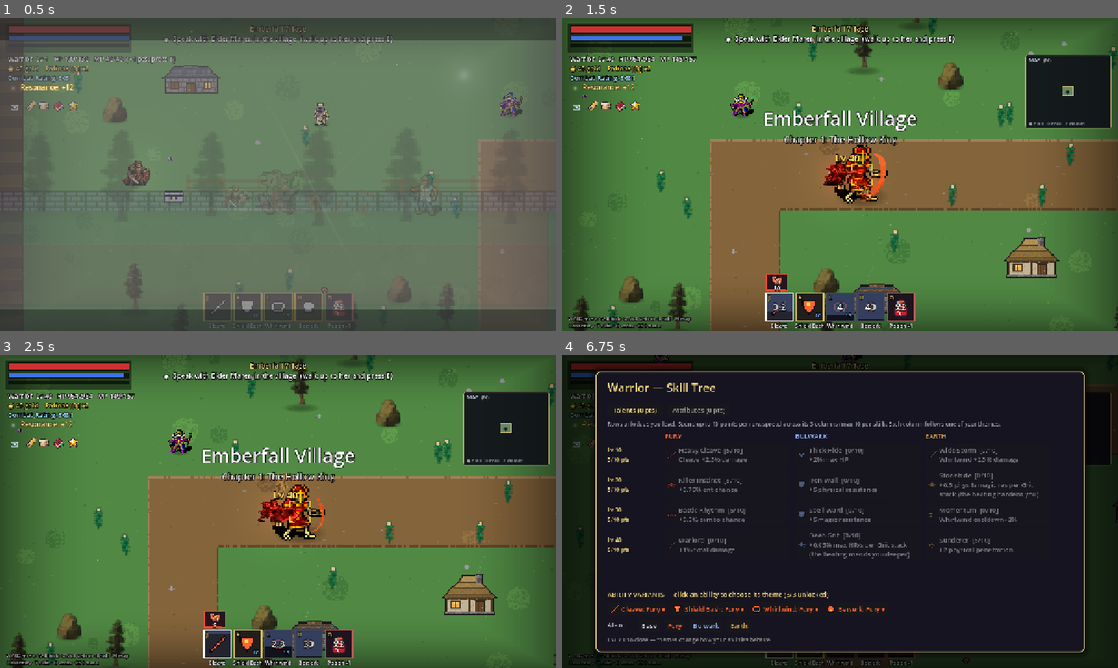
Above: before the commit, frames 1-4 (two rows, left to right).
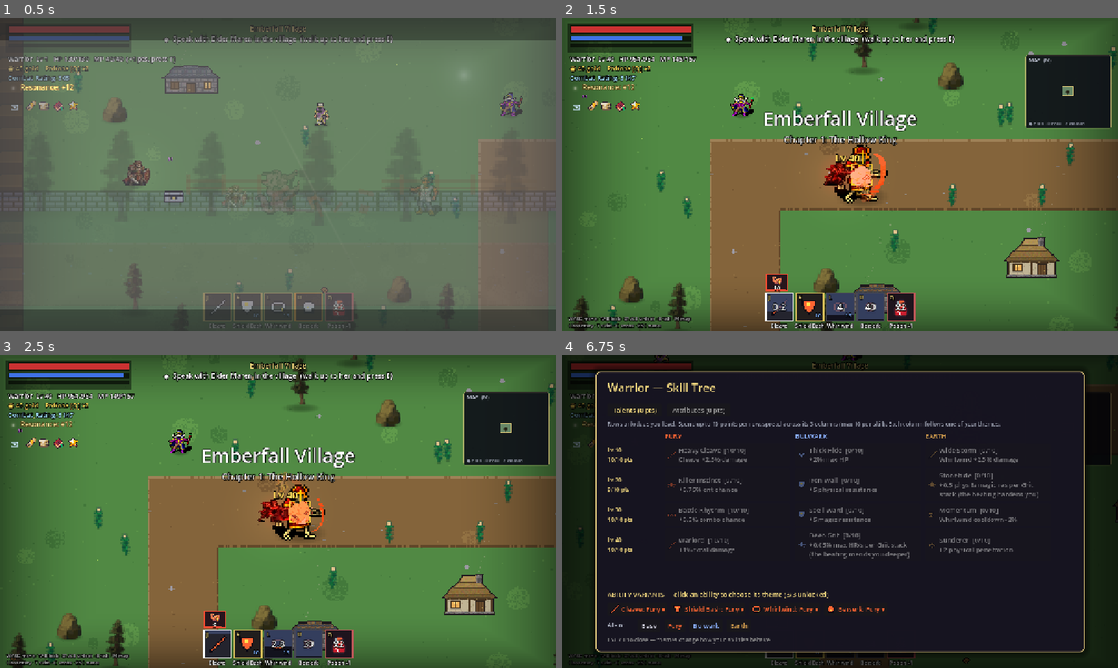
Above: after the commit, the same moments.

Repository: asalik1/game_beta
Game: Godot game, scene res://scenes/dps_bench.tscn
Two runs of this game, one before a commit and one after it. Both use one fixed random seed, a clock stepped at 60 frames per second and the inputs below. This scene is started directly instead of the project's main scene.
Inputs (mouse positions are in pixels of both pictures, inside the frame that each line leads up to):
- Up to frame 1 (0.5 s): no input
- Up to frame 2 (1.5 s): tap T at 0.5 s; move the mouse to (962, 158) at 0.52 s; hold D 0.53-1.25 s; tap E at 0.6, 1.25 s; click (962, 158) at 0.67 s; tap Space at 0.77, 1.07 s; drag from (728, 190) to (812, 237) at 1.27 s
- Up to frame 3 (2.5 s): tap E at 2 s; move the mouse to (333, 442) at 2.02 s; hold D from 2.03 s (still down); tap J at 2.1 s
- Up to frame 4 (6.75 s): release D at 2.75 s; tap E at 2.75, 3.5, 4.25 s; drag from (812, 574) to (673, 464) at 2.77 s; move the mouse to (1006, 558) at 3.52 s; hold A 3.53-4.25 s; tap L at 3.6 s; tap Space at 3.77, 4.07 s; drag from (673, 464) to (756, 433) at 4.27 s; move the mouse to (867, 511) at 5.02 s; hold S 5.03-5.75 s; tap Q at 5.1 s; click (867, 511) at 5.17 s; drag from (756, 433) to (728, 527) at 5.77 s; move the mouse to (962, 495) at 6.52 s; hold W from 6.53 s (still down); tap T at 6.6 s

Frame 1 is identical in both runs. In frame 2, 0.2% of the frame differs, in the area x 11-56%, y 18-54%; in frame 3, 0.3%, in the area x 11-57%, y 18-54%; in frame 4, 0.2%.
Error in both runs: Trying to cast a freed object. (res://scripts/game_flow.gd:738)

Commit message:
docs: re-baseline tier list to optimal-build boards (no balance changes)
The DPS bench presets move from save-copies to the derived max-DPS build
per variant (all-in-primary attributes; 4x Ruby regular gems universally;
Haste for free-basic classes, Combo for the mana-bound; best-DPS talent
cell per row). These boards now measure the optimal-play CEILING.

Verified by re-running both boards. Findings, documented not fixed:
- The MANALESS ASSASSIN sweeps - it's the only class that stacks
  Haste-to-cap + full Ruby at zero mana tax, so it takes boss #1/#3/#4
  (Shadow/Blood/Poison) and pack #2/#4/#5.
- The round-49 hand-authored target ladder no longer holds (Poison boss
  #13->#4, Venom #12->#6, Fire #11->#14). TIERLIST S2 is now a measured
  re-baseline, not a contract.

TIERLIST.md rewritten (frame, boards, holistic re-grade, buildcraft, watch
items); BALANCE_HISTORY logged. No kit or tuning numbers changed.

Diff:
--- a/game/scripts/tests/dps_bench.gd
+++ b/game/scripts/tests/dps_bench.gd
@@ -55,36 +55,58 @@
 const GEAR_SEED := 48815          # same gear roll sequence for every case
 const CLS_ORDER := ["warrior", "archer", "mage", "assassin", "paladin", "warlock"]
 
-# Skill-tree presets. assassin/archer/mage are the player's own live
-# setups (saves, 2026-07-07 — "the general optimal"); warrior/paladin/
-# warlock are DPS-optimal picks per variant (their saves run defensive
-# rows). "*" = every variant of the class.
+# Skill-tree presets — DPS-OPTIMAL per variant (round 50, 2026-07-08):
+# best damage cell per row, 10/10/10/9 (39 pts at L40), the 9 dumped in
+# the class's weakest/defensive row. Highlights: Venom takes Serpent's
+# Due (+40% vs poisoned — its dots always poison), Ice takes Killing
+# Frost (+40% vs chilled — always slowed), crit_dmg row-4 only for the
+# two variants past the atk%-vs-critdmg crit threshold (Hunt, Shadow).
+# Mage/warlock row 1 is purely defensive (no dps cell) — the forced 9
+# filler points land there. "*" = every variant of the class.
 const TREE_PRESETS := {
-	"warrior": {"*": {"w00": 5, "w10": 5, "w20": 5, "w32": 5}},
-	"archer": {"*": {"a00": 5, "a10": 5, "a22": 5, "a30": 5}},
-	"mage": {"*": {"m00": 5, "m12": 5, "m20": 5, "m30": 5}},
-	"assassin": {"*": {"s02": 5, "s10": 5, "s20": 5, "s30": 3, "s32": 2}},
-	"paladin": {"*": {"p00": 5, "p12": 5, "p22": 5, "p30": 5}},
+	"warrior": {"*": {"w00": 10, "w10": 9, "w20": 10, "w30": 10}},
+	"archer": {
+		"storm": {"a00": 10, "a10": 9, "a20": 10, "a30": 10},
+		"venom": {"a01": 10, "a10": 9, "a22": 10, "a30": 10},
+		"hunt":  {"a00": 10, "a10": 9, "a20": 10, "a32": 10},
+	},
+	"mage": {
+		"ice": {"m01": 10, "m12": 9, "m21": 10, "m30": 10},
+		"*":   {"m00": 10, "m12": 9, "m20": 10, "m30": 10},   # fire / wind (firebolt dmg + combo)
+	},
+	"assassin": {
+		"shadow": {"s00": 10, "s10": 9, "s20": 10, "s31": 10},
+		"*":      {"s00": 10, "s10": 9, "s20": 10, "s30": 10},  # poison / blood (atk% over crit_dmg)
+	},
+	"paladin": {
+		"wrath": {"p00": 10, "p12": 9, "p22": 10, "p32": 10},
+		"*":     {"p00": 10, "p12": 9, "p22": 10, "p30": 10},   # holy / aegis
+	},
 	"warlock": {
-		"void": {"k00": 5, "k12": 5, "k22": 5, "k32": 5},   # the player's live void build
-		"*": {"k00": 5, "k11": 5, "k20": 5, "k32": 5},
+		"void": {"k00": 10, "k12": 9, "k22": 10, "k32": 10},   # rupture + nightfall void-crit
+		"*":    {"k00": 10, "k11": 9, "k20": 10, "k30": 10},    # curse / pact
 	},
 }
 
-# Gem loadout: every item sockets 1 SPECIAL + 1 regular (A = 2 slots).
-# Specials (player-decided): Combo for the four spam kits, Haste for
-# warrior/paladin (0.40 knee beats Combo's 0.30 for pure cast rate).
-# Regulars: ATK% + class-matched pen for everyone. (Round 49: the first
-# edition gave Hunt/Shadow CritDmg gems — measurably WORSE than Rubies
-# at their real 23-31% effective crit, and it skewed exactly the crit
-# variants; uniform gems keep variant comparisons honest.)
+# Gem loadout — DPS-OPTIMAL (round 50): every item sockets 1 SPECIAL + 1
+# regular (A = 2 slots). Regular = ATK% (Ruby) for ALL — at Lv6 a Ruby is
+# +22.8% atk, and crit_dmg (Sunstone) only overtakes it above ~50%
+# effective crit, which no variant reaches after the 35% knee. Special =
+# HASTE/cdr (4 Lv6 → the 40% cap) vs COMBO (30% + a MANA REFUND). The
+# split is by mana profile, measured (round 50): Haste only wins when your
+# kit is free — warrior/assassin/paladin have free basics + cheap cd
+# abilities and never starve, so Haste is pure cadence. But Haste
+# ACCELERATES mana-costed cooldown abilities into starvation (archer
+# Multishot/Arrow Storm, warlock Hex/Rift, mage Firebolt all hit 0 MP on
+# Haste), so those three take COMBO — its refund sustains the casts Haste
+# would choke. Regular = ATK% (Ruby) for all (see above).
 const GEM_PRESETS := {
-	"warrior": {"*": {"special": "cdr", "regular": ["atk_pct", "physpen", "atk_pct", "physpen"]}},
-	"paladin": {"*": {"special": "cdr", "regular": ["atk_pct", "magpen", "atk_pct", "magpen"]}},
-	"archer": {"*": {"special": "combo", "regular": ["atk_pct", "physpen", "atk_pct", "physpen"]}},
-	"assassin": {"*": {"special": "combo", "regular": ["atk_pct", "physpen", "atk_pct", "physpen"]}},
-	"mage": {"*": {"special": "combo", "regular": ["atk_pct", "magpen", "atk_pct", "magpen"]}},
-	"warlock": {"*": {"special": "combo", "regular": ["atk_pct", "magpen", "atk_pct", "magpen"]}},
+	"warrior": {"*": {"special": "cdr", "regular": ["atk_pct", "atk_pct", "atk_pct", "atk_pct"]}},
+	"paladin": {"*": {"special": "cdr", "regular": ["atk_pct", "atk_pct", "atk_pct", "atk_pct"]}},
+	"assassin": {"*": {"special": "cdr", "regular": ["atk_pct", "atk_pct", "atk_pct", "atk_pct"]}},
+	"archer": {"*": {"special": "combo", "regular": ["atk_pct", "atk_pct", "atk_pct", "atk_pct"]}},
+	"mage": {"*": {"special": "combo", "regular": ["atk_pct", "atk_pct", "atk_pct", "atk_pct"]}},
+	"warlock": {"*": {"special": "combo", "regular": ["atk_pct", "atk_pct", "atk_pct", "atk_pct"]}},
 }
 
 # Priority list attempted every physics frame (= holding the keys down;
Not shown, changed: BALANCE_HISTORY.md
Not shown, changed: TIERLIST.md
